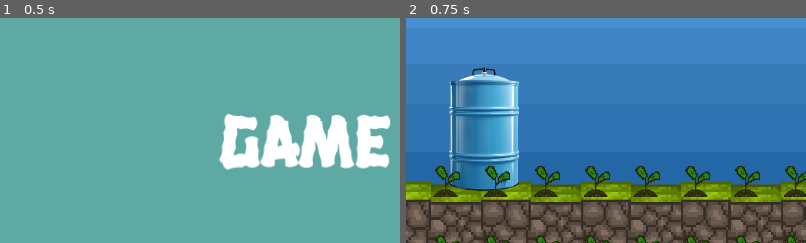
Above: before the commit, frames 1-2 (left to right).
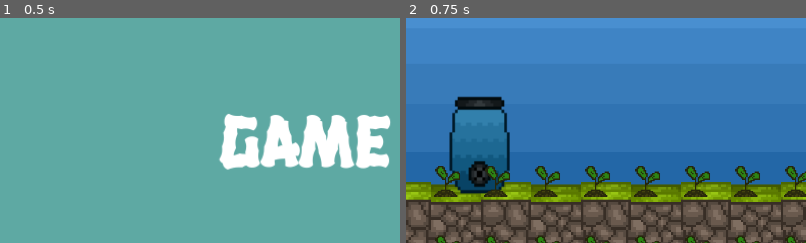
Above: after the commit, the same moments.

Repository: kprsandilya/c3-game
Game: Godot game, scene res://Menu.tscn
Two runs of this game, one before a commit and one after it. Both use one fixed random seed, a clock stepped at 60 frames per second and the inputs below.
Inputs:
- Up to frame 1 (0.5 s): no input
- Up to frame 2 (0.75 s): click "START" at 0.5 s
The pictures show only the part of the screen within x 0-50%, y 4-54%; the shares and areas given below are measured in that part.

Frame 1 is identical in both runs. In frame 2, 6.9% of the frame differs, in the area x 10-29%, y 21-79%.

Commit message:
water container

Diff:
--- a/godot-game/Home Scene.tscn
+++ b/godot-game/Home Scene.tscn
@@ -19,7 +19,7 @@
 [ext_resource type="Texture2D" uid="uid://61ssuhjkasu5" path="res://empty.png" id="9_o2fdn"]
 [ext_resource type="Script" path="res://AnimatedTextureRect.gd" id="16_imwb5"]
 [ext_resource type="Texture2D" uid="uid://dc5npfdyxj5lc" path="res://Rain.png" id="17_b47gd"]
-[ext_resource type="Texture2D" uid="uid://bha84w8s0ihq7" path="res://pngtree-essential-features-to-consider-when-selecting-a-water-tank-for-your-png-image_13492880.png" id="19_mewjs"]
+[ext_resource type="Texture2D" uid="uid://ts0q6i7afw01" path="res://water1.png" id="20_e4q4q"]
 [ext_resource type="AudioStream" uid="uid://bq5qf5mtlxho6" path="res://music/contry.mp3" id="21_1yk6c"]
 
 [sub_resource type="SpriteFrames" id="SpriteFrames_krfgp"]
@@ -814,7 +814,7 @@
 sources/1 = SubResource("TileSetAtlasSource_qk1wm")
 
 [sub_resource type="RectangleShape2D" id="RectangleShape2D_7yp5i"]
-size = Vector2(171.089, 249.917)
+size = Vector2(153.267, 217.19)
 
 [node name="Node2D" type="Node2D"]
 position = Vector2(0, 1)
@@ -861,8 +861,9 @@
 scale = Vector2(0.561111, 0.672222)
 
 [node name="Sprite2D" type="Sprite2D" parent="water_tank"]
-position = Vector2(0, -3.05176e-05)
-texture = ExtResource("19_mewjs")
+position = Vector2(-10.6931, 37.1901)
+scale = Vector2(3.50866, 3.44008)
+texture = ExtResource("20_e4q4q")
 
 [node name="water" type="Label" parent="water_tank"]
 z_index = 5
@@ -874,7 +875,7 @@
 text = "Press E to water"
 
 [node name="CollisionShape2D" type="CollisionShape2D" parent="water_tank"]
-position = Vector2(0, -2.71797e-05)
+position = Vector2(-8.91086, 35.7026)
 shape = SubResource("RectangleShape2D_7yp5i")
 
 [node name="AudioStreamPlayer" type="AudioStreamPlayer" parent="."]
--- a/godot-game/farmManager.gd
+++ b/godot-game/farmManager.gd
@@ -5,6 +5,12 @@
 @export var fava_texture = preload("res://fava_healthy.png")
 @export var quinoa_texture = preload("res://quinoa_healthy.png")
 @export var ichu_texture = preload("res://ichu_healthy.png")
+@export var water1 = preload("res://water1.png")
+@export var water2 = preload("res://water2.png")
+@export var water3 = preload("res://water3.png")
+@export var water4 = preload("res://water4.png")
+@export var water5 = preload("res://water5.png")
+@export var water6 = preload("res://water6.png")
 
 var column_spacing = 72  # Adjust for spacing
 var start_x = 58  # Adjust for alignment
@@ -48,6 +54,7 @@
 	print(Weather.seedling_array[3][0].get_meta("plant_health"))
 
 func _process(_delta):
+	update_tank()
 	var increment = 10
 	if near_water_tank:
 		message_label.show()
@@ -120,6 +127,7 @@
 
 	if state == "rain":
 		increment = 10
+		Weather.water_level = min(Weather.water_level + 50, 100)
 	elif state == "drought":
 		increment = -20
 	elif state == "snow":
@@ -150,3 +158,18 @@
 					seedling.queue_free()  # Remove dead seedlings
 
 		Weather.seedling_array[row] = new_row  # Update row with only surviving seedlings
+
+func update_tank():
+	var sprite = get_node("water_tank/Sprite2D")
+	if Weather.water_level  == 100:
+		sprite.texture = water1
+	elif Weather.water_level  >= 80:
+		sprite.texture = water2
+	elif Weather.water_level  >= 60:
+		sprite.texture = water3
+	elif Weather.water_level  >= 40:
+		sprite.texture = water4
+	elif Weather.water_level  >= 20:
+		sprite.texture = water5
+	elif Weather.water_level  == 0:
+		sprite.texture = water6
Binary file added: godot-game/water1.png
Not shown, added: godot-game/water1.png.import
Binary file added: godot-game/water2.png
Not shown, added: godot-game/water2.png.import
Binary file added: godot-game/water3.png
Not shown, added: godot-game/water3.png.import
Binary file added: godot-game/water4.png
Not shown, added: godot-game/water4.png.import
Binary file added: godot-game/water5.png
Not shown, added: godot-game/water5.png.import
Binary file added: godot-game/water6.png
Not shown, added: godot-game/water6.png.import
